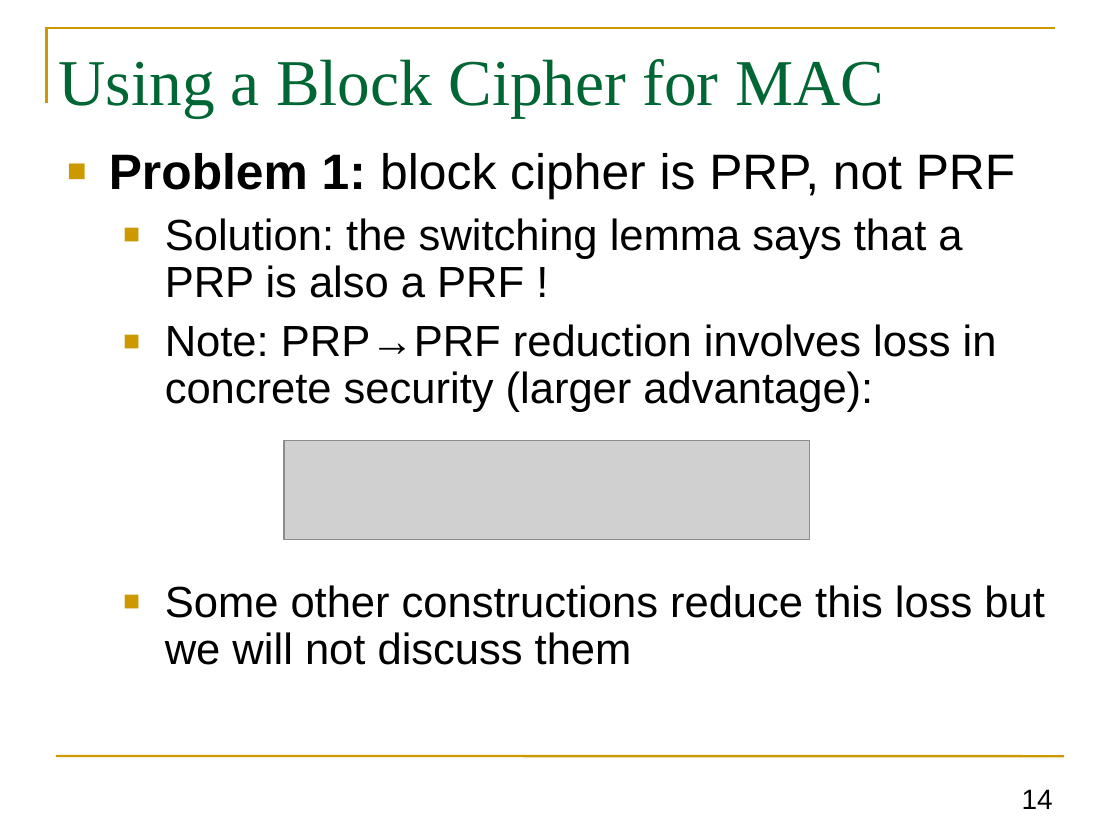
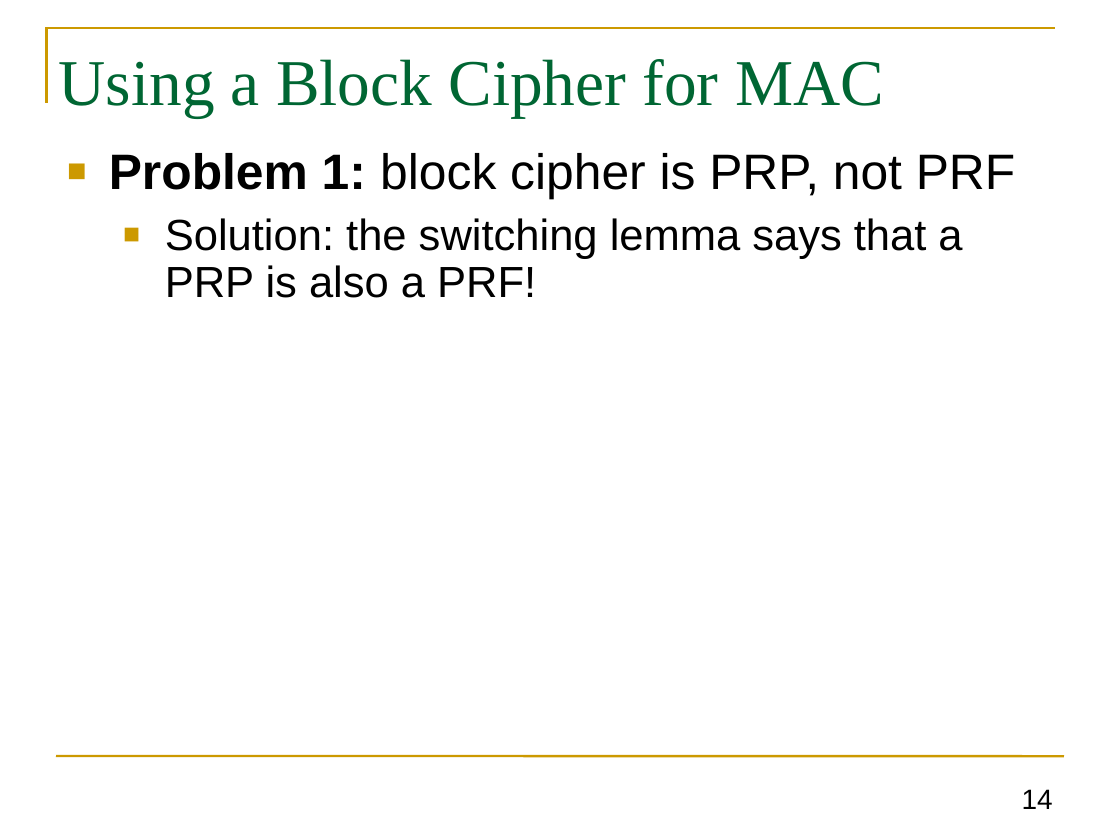
Before and after one commit to GhadaAlmashaqbeh/GhadaAlmashaqbeh.github.io, a slide deck: slide 14 of courses/cse3400-f2025/lecture5.pptx. Drawn at 1120x840 pixels with LibreOffice and Linux fonts; fonts in the diff are those of the drawing; grey boxes stand for pictures. Boxes give left, top, right and bottom in pixels: in the first picture for what was removed or moved away, otherwise in the second. Text is boxed around its words. In the diff, an @@ line names an element or a change of style, - is before the commit and + after.

```diff
--- a/courses/cse3400-f2025/lecture5.pptx
+++ b/courses/cse3400-f2025/lecture5.pptx
@@ text at [165,218,962,298]: text changed @@
-  ■ Solution: the switching lemma says that a PRP is also a PRF !
-  ■ Note: PRP→PRF reduction involves loss in concrete security (larger advantage):
-  ■ Some other constructions reduce this loss but we will not discuss them
+  ■ Solution: the switching lemma says that a PRP is also a PRF!
@@ picture removed at [284,440,810,540] @@
```
Also in this commit, not shown: 5 other slides changed, 1 slide removed, 4 other files.
